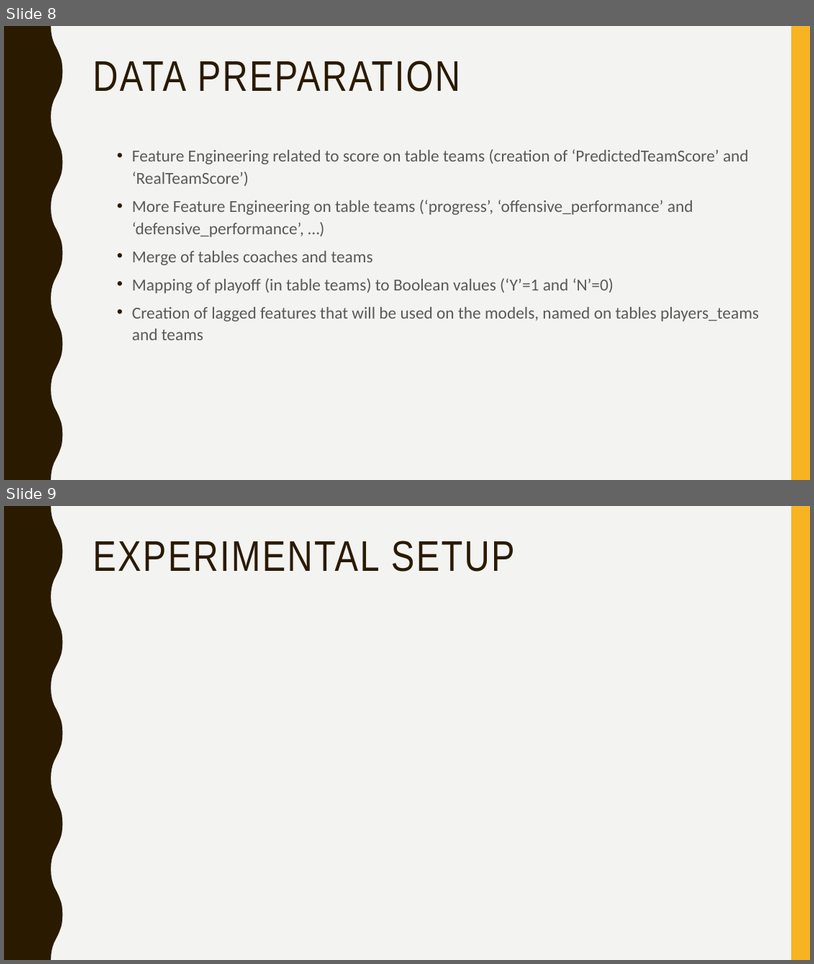
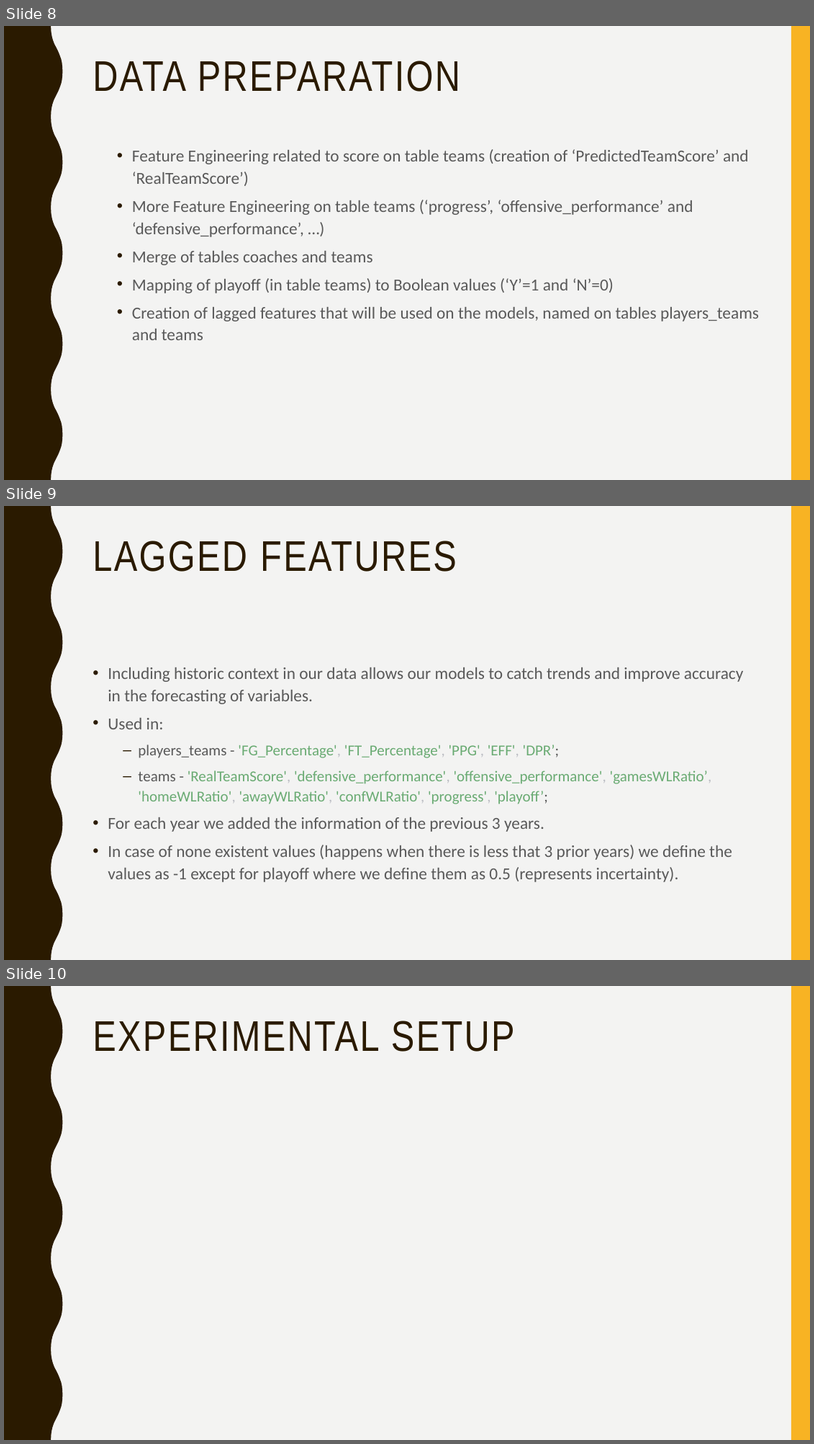
Before and after one commit to afs202005277/AC, a slide deck: ppt projeto.pptx. Shown one above the other, each under a label of ours: slides 8 and 9 before the commit, slides 8, 9 and 10 after it. The pictures are 814x964 and 814x1444 pixels, drawn with LibreOffice and Linux fonts; fonts in the diff are those of the drawing. Boxes give left, top, right and bottom in pixels: in the first picture for what was removed or moved away, otherwise in the second. Text is boxed around its words. In the diff, an @@ line names an element or a change of style, - is before the commit and + after.

Commit message:
changed ppt (added lagged features and game simulation)

```diff
--- a/ppt projeto.pptx
+++ b/ppt projeto.pptx
@@ slide 9 added at (x1=4, y1=506, x2=810, y2=960), background #F3F3F2; not listed: 2 template elements that a slide beside it also shows @@
@@ title added at (x1=93, y1=541, x2=457, y2=572), 51 pt, text #2A1A00 @@
+LAGGED FEATURES
@@ text added at (x1=108, y1=667, x2=743, y2=882), 20 pt, text #595959 @@
+• Including historic context in our data allows our models to catch trends and improve accuracy in the forecasting of variables.
+• Used in:
+  – players_teams - 'FG_Percentage', 'FT_Percentage', 'PPG', 'EFF', 'DPR’;
+  – teams - 'RealTeamScore', 'defensive_performance', 'offensive_performance', 'gamesWLRatio’, 'homeWLRatio', 'awayWLRatio', 'confWLRatio', 'progress', 'playoff’;
+• For each year we added the information of the previous 3 years.
+• In case of none existent values (happens when there is less that 3 prior years) we define the values as -1 except for playoff where we define them as 0.5 (represents incertainty).
@@ what was slide 9 is now slide 10 @@
```
Also in this commit, not shown: 1 slide changed.
